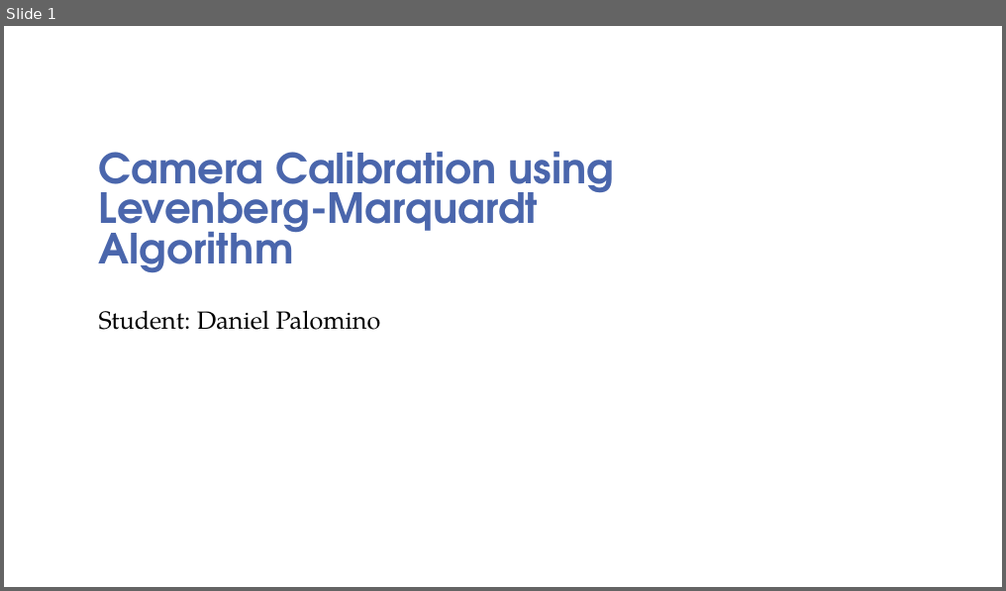
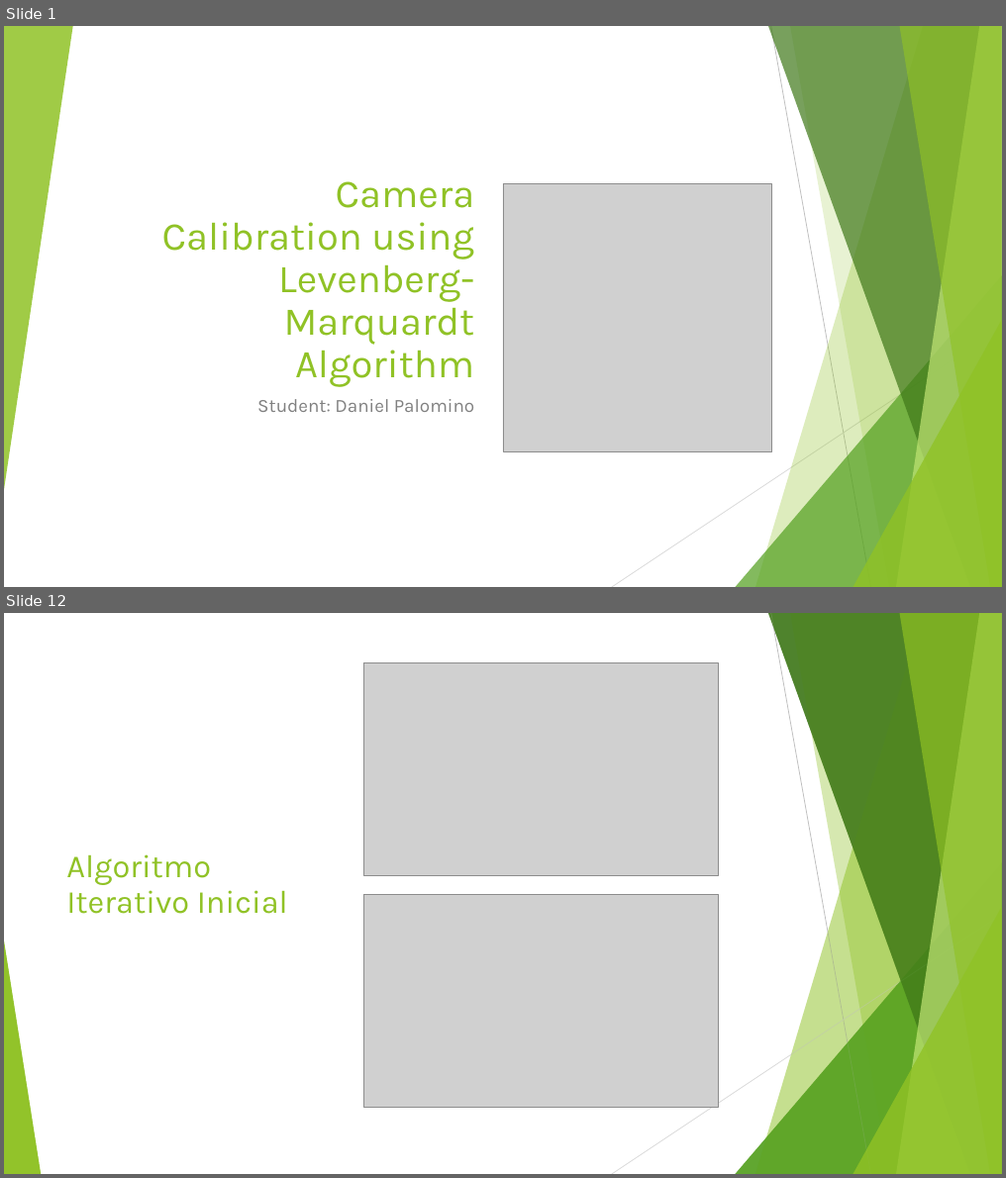
Before and after one commit to CameraCalibration/QtFrontoParallel, a slide deck: presentation.pptx. Shown one above the other, each under a label of ours: slide 1 before the commit, slides 1 and 12 after it; the slides between them are not shown. The pictures are 1006x591 and 1006x1178 pixels, drawn with LibreOffice and Linux fonts; fonts in the diff are those of the drawing; grey boxes stand for pictures; background and template pictures are left out. Boxes give left, top, right and bottom in pixels: in the first picture for what was removed or moved away, otherwise in the second. Text is boxed around its words. In the diff, an @@ line names an element or a change of style, - is before the commit and + after.

```diff
--- a/presentation.pptx
+++ b/presentation.pptx
@@ slide 12 added at (4,613,1002,1174), background #FFFFFF; not listed: 7 template elements that a slide beside it also shows @@
@@ picture added at (364,663,719,876) @@
@@ title added at (66,855,288,914), 31 pt, text #90C226 @@
+Algoritmo Iterativo Inicial
@@ picture added at (364,894,719,1108) @@
@@ triangle added at (4,942,41,1174), fill #90C226 at 85% opacity @@
@@ group added at (4,613,1002,1174): 5 freeform shapes, 3 triangles, 2 lines @@
@@ slide 1 changed as well @@
@@ group added at (4,26,1002,587): 5 freeform shapes, 3 triangles, 2 lines @@
@@ title "Camera Calibration using Levenberg-Marquardt Algorithm": place and size @@
-title "Camera Calibration using Levenberg-Marquardt Algorithm" at (99,152,615,274)
+title "Camera Calibration using Levenberg-Marquardt Algorithm" at (162,181,475,387)
@@ title "Camera Calibration using Levenberg-Marquardt Algorithm" at (162,181,475,387): size 40 to 38 pt, font TeX Gyre Adventor to Karla, text colour #4A66AC to #90C226, bold off; alignment left to right; line spacing 0.8 to 0.9 @@
@@ picture added at (503,183,771,452) @@
@@ subtitle "Student: Daniel Palomino": place and size @@
-subtitle "Student: Daniel Palomino" at (99,310,381,330)
+subtitle "Student: Daniel Palomino" at (257,399,474,412)
@@ subtitle "Student: Daniel Palomino" at (257,399,474,412): size 24 to 18 pt, font TeX Gyre Pagella to Karla, text colour #000000 to #808080; alignment left to right; line spacing 0.9 to 1; more space between paragraphs @@
```
Also in this commit, not shown: 2 other slides changed, 11 other slides added, 1 slide removed, 1 other file.
